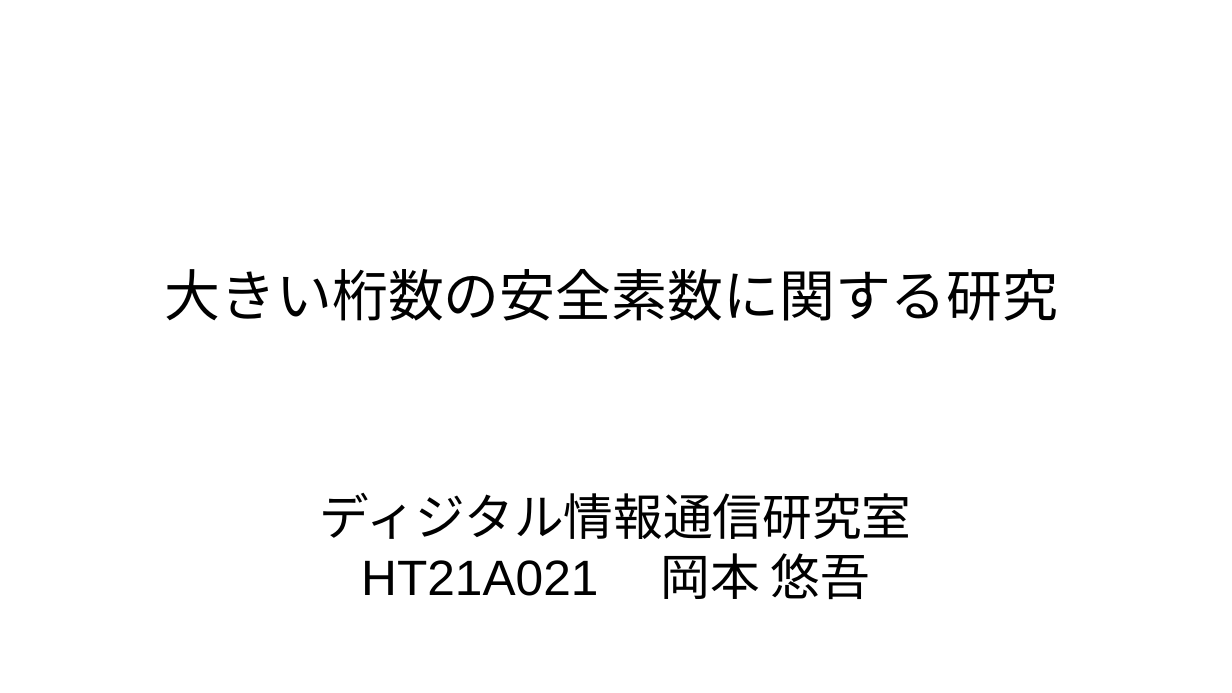
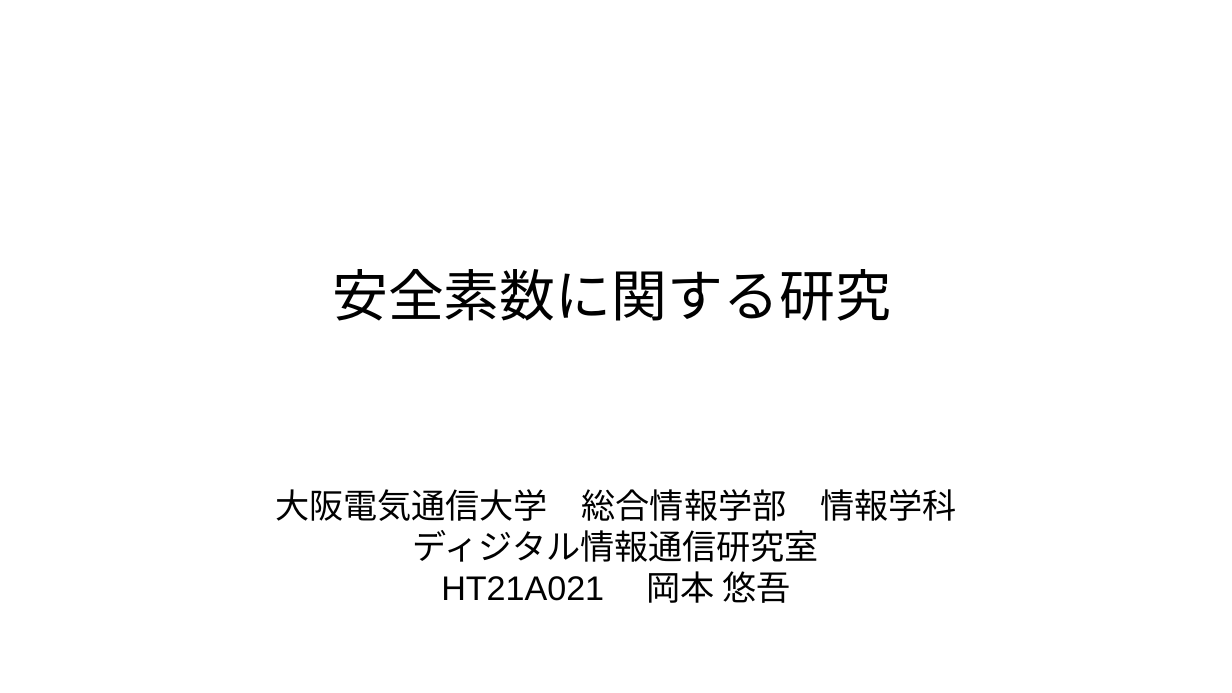
Before and after one commit to donabe8898/prime-test, a slide deck: slide 1 of 2中間発表.odp. Drawn at 1232x693 pixels with LibreOffice and Linux fonts; fonts in the diff are those of the drawing. Boxes give left, top, right and bottom in pixels: in the first picture for what was removed or moved away, otherwise in the second. Text is boxed around its words. In the diff, an @@ line names an element or a change of style, - is before the commit and + after.

```diff
--- a/2中間発表.odp
+++ b/2中間発表.odp
@@ title at (332,269,891,321): text changed @@
-大きい桁数の安全素数に関する研究
+安全素数に関する研究
@@ subtitle at (275,489,956,521): paragraph added @@
+大阪電気通信大学 総合情報学部 情報学科
@@ subtitle at (413,530,819,603): size 32 to 22 pt in "ディジタル情報通信研究室", "HT21A021 岡本 悠吾" @@
```
Also in this commit, not shown: 8 other slides changed, 3 slides added, 5 other files.
